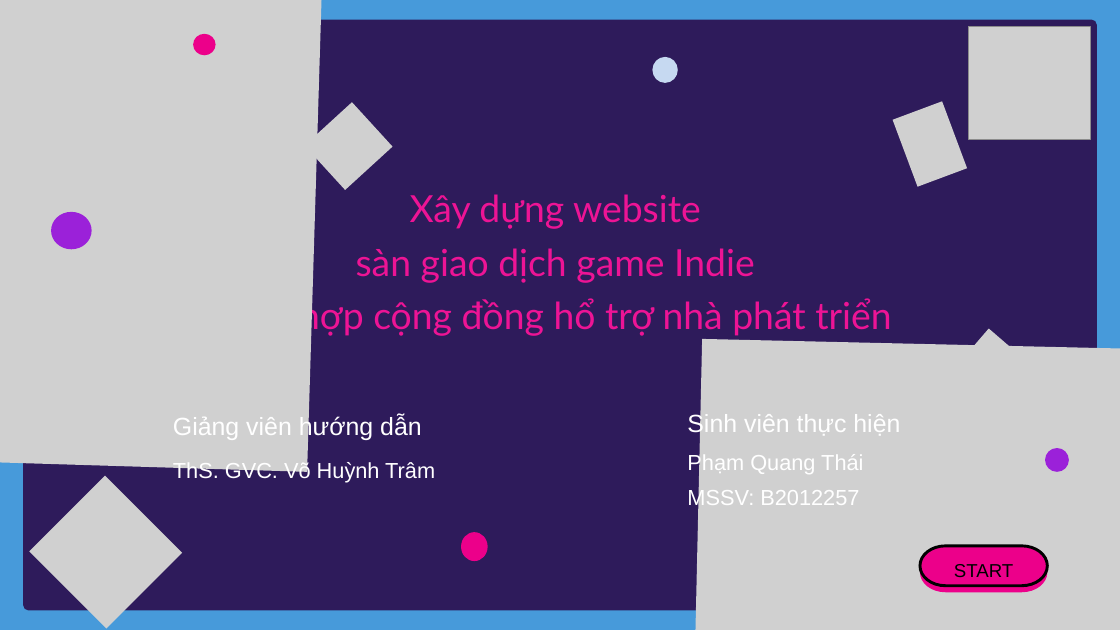
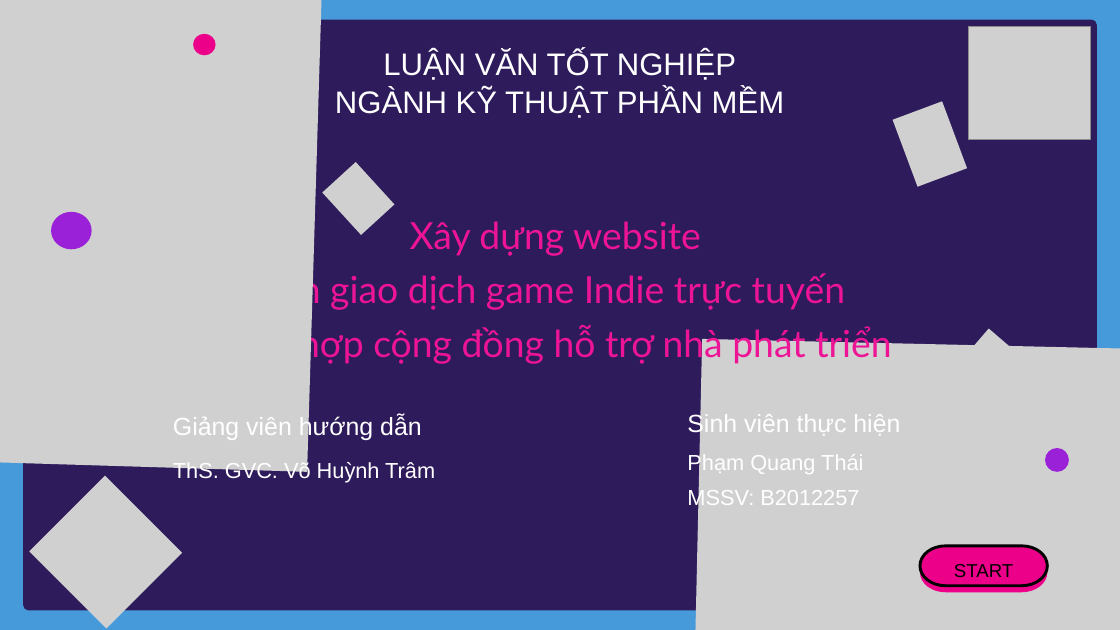
Before and after one commit to B2012257/lvtn_indieGameForum, a slide deck: slide 1 of docs/gameIndiePPT.pptx. Drawn at 1120x630 pixels with LibreOffice and Linux fonts; fonts in the diff are those of the drawing; grey boxes stand for pictures. Boxes give left, top, right and bottom in pixels: in the first picture for what was removed or moved away, otherwise in the second. Text is boxed around its words. In the diff, an @@ line names an element or a change of style, - is before the commit and + after.

```diff
--- a/docs/gameIndiePPT.pptx
+++ b/docs/gameIndiePPT.pptx
@@ text added at (x1=335, y1=51, x2=785, y2=118), 40 pt, text #FFFFFF @@
+LUẬN VĂN TỐT NGHIỆP
+NGÀNH KỸ THUẬT PHẦN MỀM
@@ freeform shape removed at (x1=652, y1=57, x2=678, y2=83) @@
@@ picture resized from (x1=305, y1=102, x2=393, y2=190) to (x1=322, y1=162, x2=395, y2=235) @@
@@ text "Xây dựng website" moved from (x1=299, y1=194, x2=891, y2=337) to (x1=265, y1=221, x2=891, y2=364) @@
@@ text at (x1=265, y1=270, x2=891, y2=364): text changed @@
-sàn giao dịch game Indie
-tích hợp cộng đồng hổ trợ nhà phát triển
+sàn giao dịch game Indie trực tuyến
+tích hợp cộng đồng hỗ trợ nhà phát triển
@@ freeform shape removed at (x1=461, y1=532, x2=487, y2=561) @@
```
Also in this commit, not shown: 22 other slides changed, 2 slides added, 32 other files.
